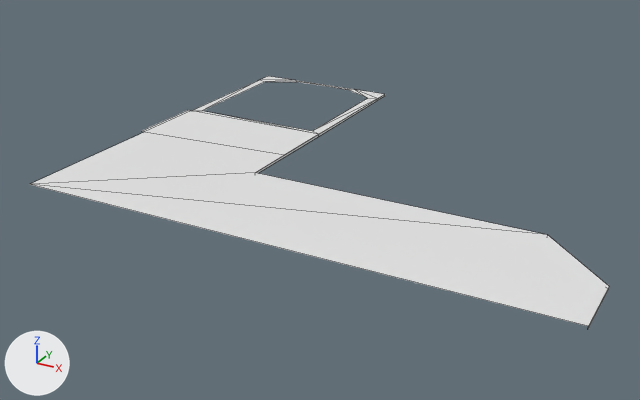
A saved change to the FBX model Assets/Models/Majestic/Raw_Models/Storage_02/Storage_Floor_Level_02.fbx.
The view is the same before and after, from a 50 mm lens placed at (111.5, -71.2, 42.3), pointed at (74.7, -4.2, 8.8). The lights are fixed; the arrows at lower left show +X, +Y and +Z. Mesh edges are drawn as thin lines. Materials are left out; every surface is plain grey. Where no turn or scale is listed for an object, it has been applied to the vertices. Vertices at the same position are counted once.

The first picture shows 'Storage_Floor_Level_02'.
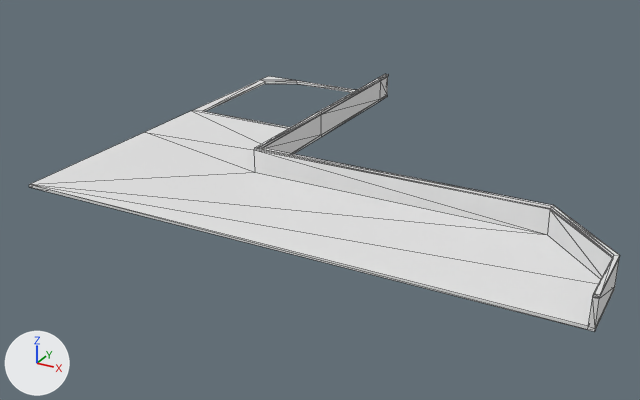
What differs and where, as boxes (x1, y1, x2, y2) in the pictures (640 x 400 px):
'Storage_Floor_Level_02', reshaped: before (29, 76, 609, 329); after (29, 74, 620, 331)
part 1 of me_mesh, built on: before (29, 94, 609, 329); after (29, 74, 620, 331)

The change in detail:
me_mesh is used by ob_storage_floor_level_02; location (78.25, 0.0, 11.88).
me_mesh had 30 vertices, 25 faces and spanned x -24.8..24.8, y -20.0..20.0, z -0.1..0.1.
me_mesh now has 92 vertices, 168 faces and spans x -24.3..25.2, y -20.0..20.0, z -0.1..2.6.
Part 1, on me_mesh:
2 vertices are removed from x -24.8, y -4.0..4.0, z 0.1.
10 faces are deleted.
34 vertices are added at x -24.3..25.2, y -20.0..20.0, z -0.1..2.6.
7 new vertices lie (0.0, 0.0, 2.2) away from vertices in x -8.3..24.8, y -20.0..20.0, z 0.1.
8 new vertices lie (0.4, 0.0, 0.0) away from vertices in x -8.3..24.8, y -20.0..20.0, z -0.1..2.3.
5 new vertices lie (-0.1, 6.2, 0.0) away from vertices in x 25.2, y -20.0, z -0.1..2.6.
5 new vertices lie (-6.2, 6.1, 0.0) away from vertices in x 25.1, y -13.8, z -0.1..2.6.
5 new vertices lie (-26.8, 0.0, 0.0) away from vertices in x 18.9, y -7.7, z -0.1..2.6.
153 new faces join them.
